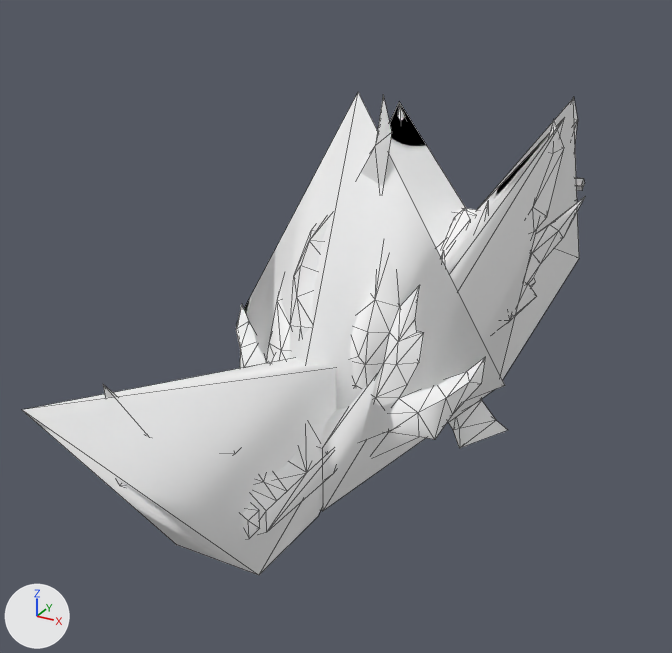
The glTF model docs/models/weapons/w04/076.glb, before and after one commit.
Before and after are seen from a camera (50 mm lens) standing at (0.88, -2.43, 0.75) and looking at (-0.17, -0.54, -0.2). The axes (+X, +Y, +Z) are drawn at lower left. The lights are the same throughout. The first picture is the older version. Mesh edges are drawn as thin lines. Vertices at exactly the same position are counted once.

Objects in the first picture: 'Group[0]', 'Group[100]', 'Group[1]', 'Group[2]'.
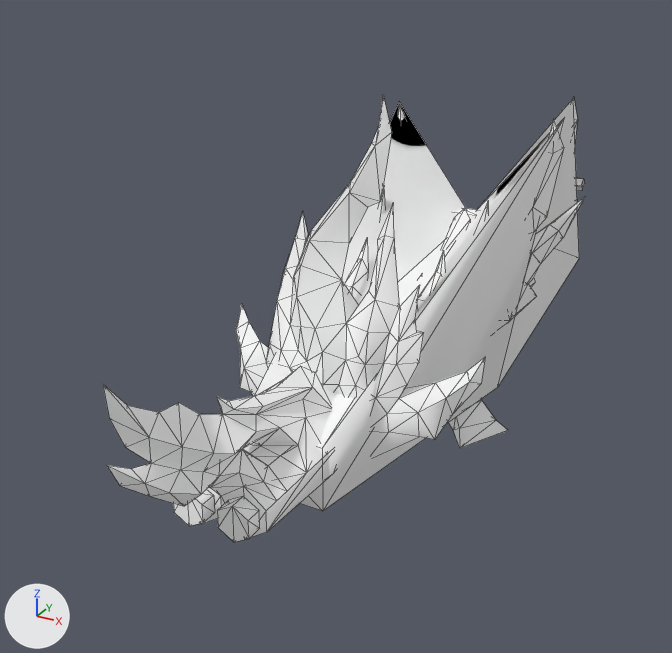
Boxes (x1, y1, x2, y2) around the edits, measured in the pictures (672 x 653 px):
'Group[2]', reshaped (7% narrower)
    before: (236, 93, 505, 458)
    after: (236, 95, 485, 458)
'Group[1]', reshaped (25% narrower, 19% shorter)
    before: (22, 358, 336, 575)
    after: (103, 366, 337, 542)
part 1 of me_group_1, deleted
    before: (22, 358, 336, 575)
part 2 of me_group_2, deleted
    before: (236, 93, 505, 442)

Diff of the bpy script that builds the scene:
```diff
--- a/docs/models/weapons/w04/076.glb.py
+++ b/docs/models/weapons/w04/076.glb.py
@@ me_group_1 @@
 # used by ob_group_1; location = (0.0, 0.0, 0.0)
-me_group_1.from_pydata(...)  # 148 vertices, 250 faces; spans x -0.099..0.099, y -1.688..-0.707, z -0.398..0.161
+me_group_1.from_pydata(...)  # 141 vertices, 240 faces; spans x -0.099..0.099, y -1.553..-0.707, z -0.398..0.135
+# me_group_1 part 1: the loose piece of 7 vertices spanning x -0.096..0.096, y -1.688..-0.733, z -0.343..0.161 is deleted
 me_group_1.materials.append(mat_xfb__e0__m00_hbg076_env)
@@ me_group_2 @@
 # used by ob_group_2; location = (0.0, 0.0, 0.0)
-me_group_2.from_pydata(...)  # 164 vertices, 304 faces; spans x -0.343..0.343, y -1.051..-0.71, z -0.326..0.43
+me_group_2.from_pydata(...)  # 160 vertices, 300 faces; spans x -0.306..0.306, y -0.944..-0.71, z -0.326..0.429
+# me_group_2 part 2: the loose piece of 4 vertices spanning x -0.343..0.343, y -1.051..-0.719, z -0.287..0.43 is deleted
 me_group_2.materials.append(mat_xfb__e0__m00_hbg076_env)
```
